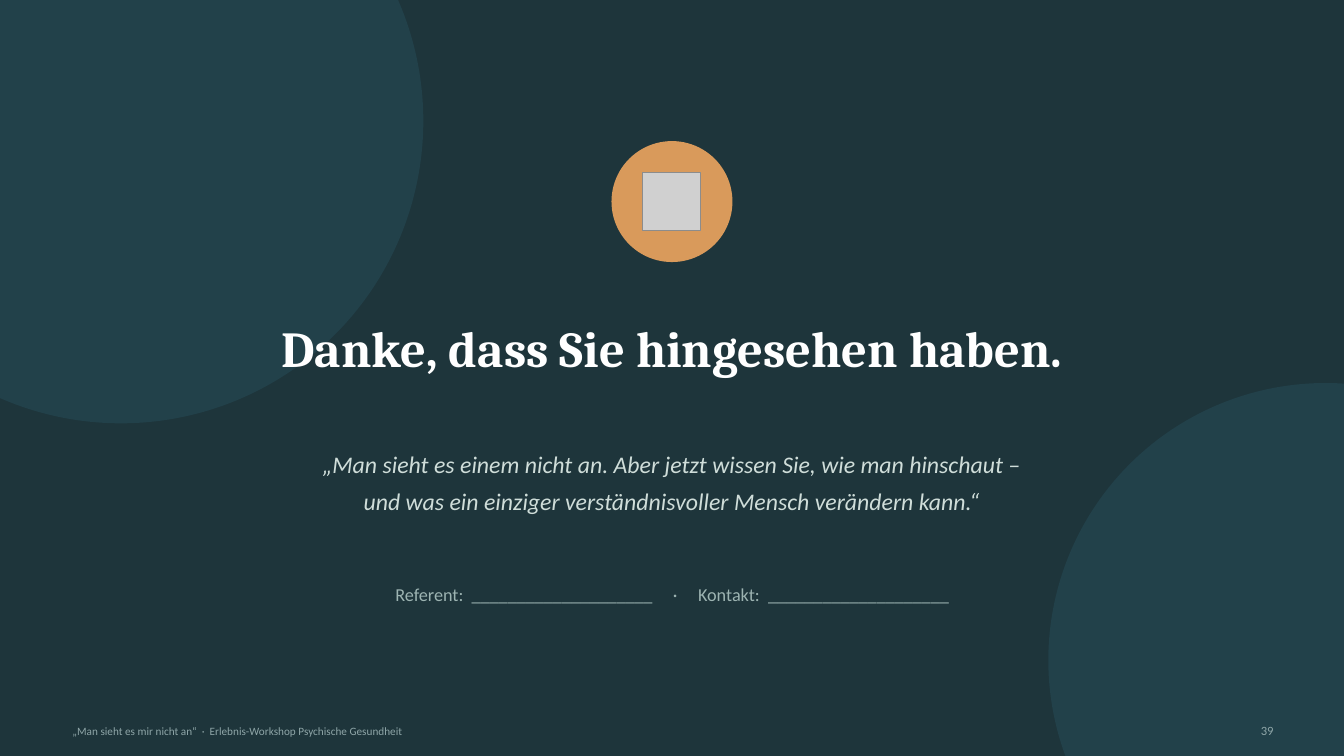
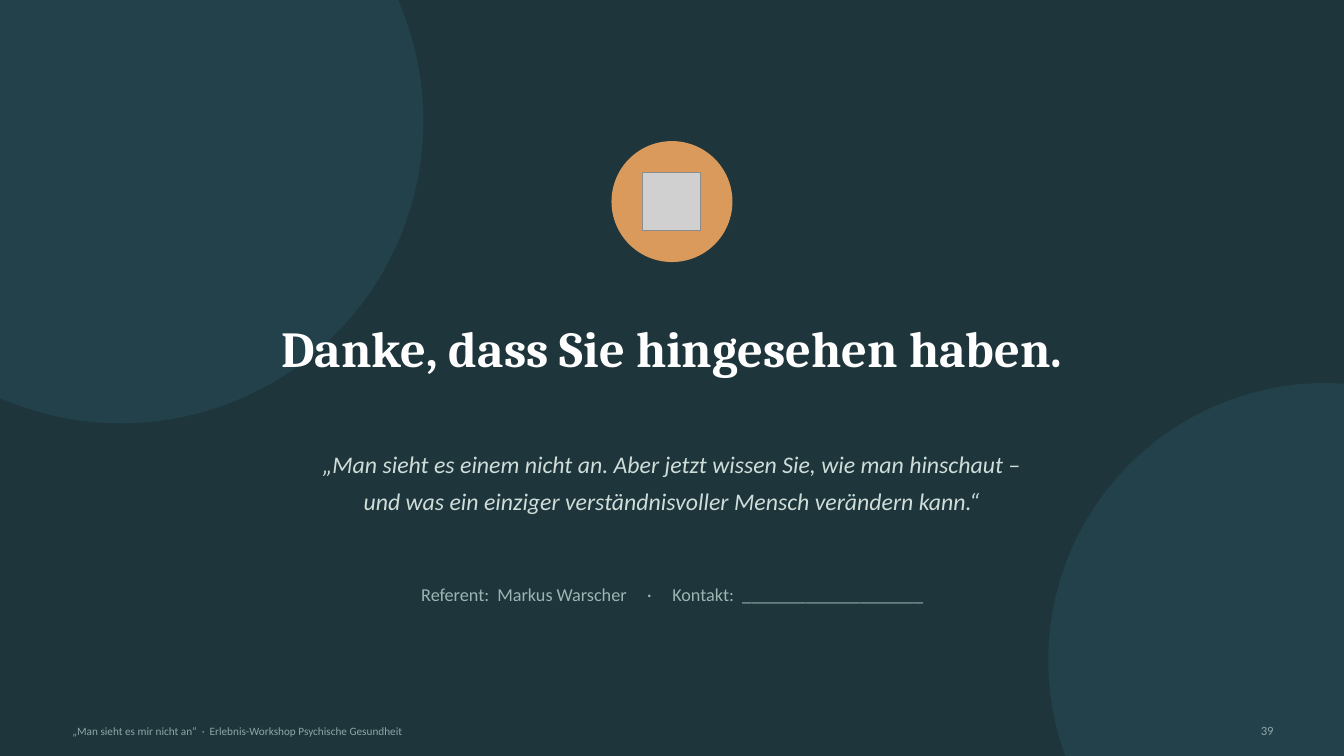
Before and after one commit to warscher80/spanwerk-datenschutz, a slide deck: slide 39 of workshop-psychische-gesundheit/Foliensatz_Man-sieht-es-mir-nicht-an.pptx. Drawn at 1344x756 pixels with LibreOffice and Linux fonts; fonts in the diff are those of the drawing; grey boxes stand for pictures. Boxes give left, top, right and bottom in pixels: in the first picture for what was removed or moved away, otherwise in the second. Text is boxed around its words. In the diff, an @@ line names an element or a change of style, - is before the commit and + after.

```diff
--- a/workshop-psychische-gesundheit/Foliensatz_Man-sieht-es-mir-nicht-an.pptx
+++ b/workshop-psychische-gesundheit/Foliensatz_Man-sieht-es-mir-nicht-an.pptx
@@ text at [421, 588, 734, 601]: text changed @@
-Referent: ____________________ · Kontakt: ____________________
+Referent: Markus Warscher · Kontakt: ____________________
```
Also in this commit, not shown: 2 other slides changed, 2 other files.
